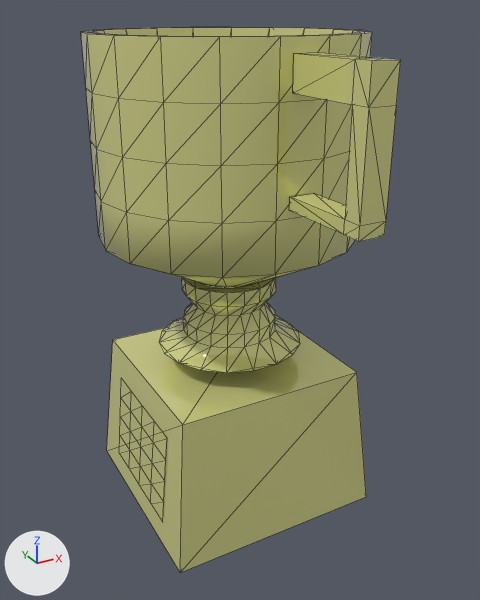
Two versions of the FBX model Assets/Matthew/Modles/Trophy.fbx, one commit apart.
Before and after are seen from a 50 mm camera at (-0.663, -1.257, 1.112) aimed at (0.014, -0.027, 0.497). Arrows for +X, +Y and +Z are at lower left; the lights stay in place. The older version comes first. Mesh edges are drawn as thin lines. Where no turn or scale is listed for an object, it has been applied to the vertices.

In view in the first picture: 'Trophy Base'.
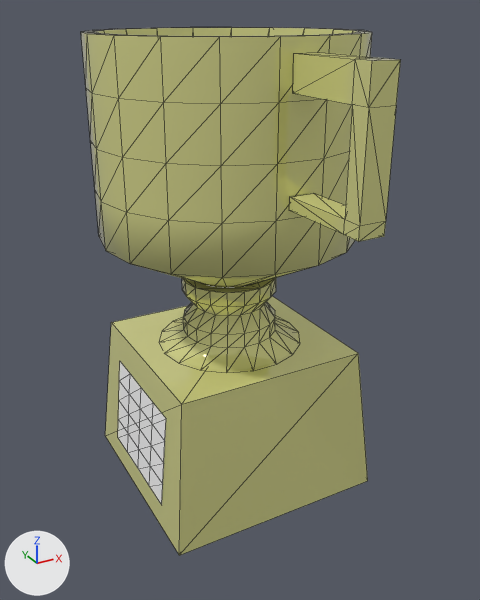
The newer file is also turned or shifted as a whole; pictures and numbers use the older file's frame.

What differs and where, as boxes [x1, y1, x2, y2] in the pictures (480 x 600 px; the box of a moved part takes in the faces that stretch with it):
'Trophy Base', reshaped: before [81, 27, 401, 573]; after [81, 27, 401, 555]
part 1 of me_mesh, moved or reshaped: before [107, 315, 366, 573]; after [105, 296, 368, 555]
part 2 of me_mesh, recoloured: before [119, 378, 167, 522]; after [118, 362, 166, 505]

Edits to the bpy script that builds the scene:
```text
Add mat_material__46:
    mat_material__46 = principled_material('Material #46')
    mat_material__46.base_color = (1.0, 1.0, 1.0)  # white #ffffff
    mat_material__46.roughness = 0.0
Change me_mesh:
    used by ob_trophy_base; location = (-0.004, -0.006, 0.0)
    remove me_mesh.from_pydata(...)  # 334 vertices, 630 faces; spans x -0.279..0.287, y -0.472..0.484, z 0.0..1.07
    add me_mesh.from_pydata(...)  # 335 vertices, 632 faces; spans x -0.279..0.287, y -0.472..0.484, z 0.049..1.07
    me_mesh part 1
    16 faces are deleted
    23 vertices in x -0.252..0.252, y -0.246..0.246, z 0.0..0.347 move by (0.0, 0.0, 0.049)
    10 vertices in x -0.248..-0.232, y -0.146..0.141, z 0.058..0.222 move by (0.0, 0.0, 0.048)
    1 vertex is added at (0.004, 0.003, 0.393)
    18 new faces join them, mat_material__25 (beige #ecec9d)
    me_mesh part 2: 32 faces spanning x -0.248..-0.227, y -0.146..0.141, z 0.106..0.325 switch from mat_material__25 (beige #ecec9d) to mat_material__46 (white #ffffff)
```
